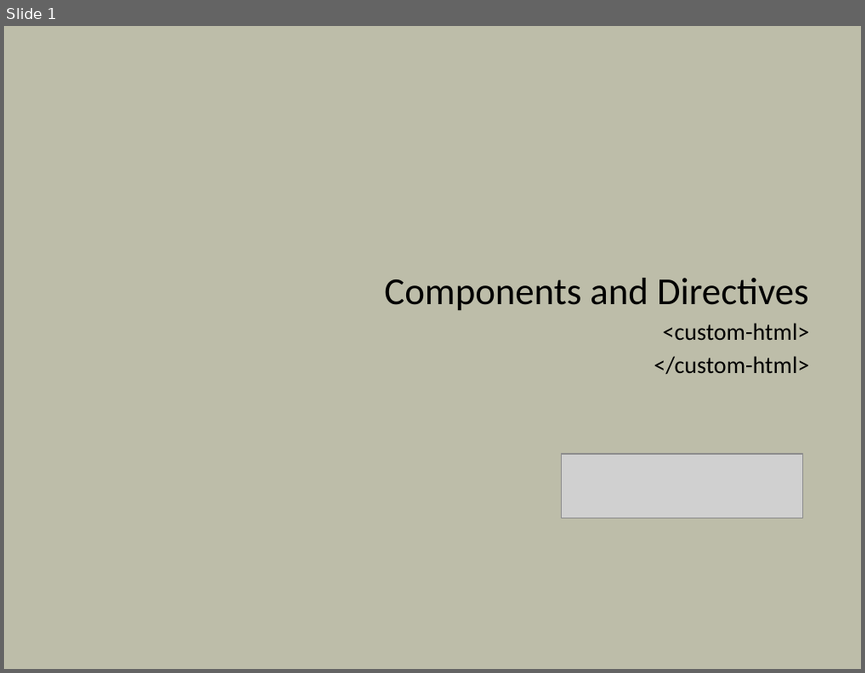
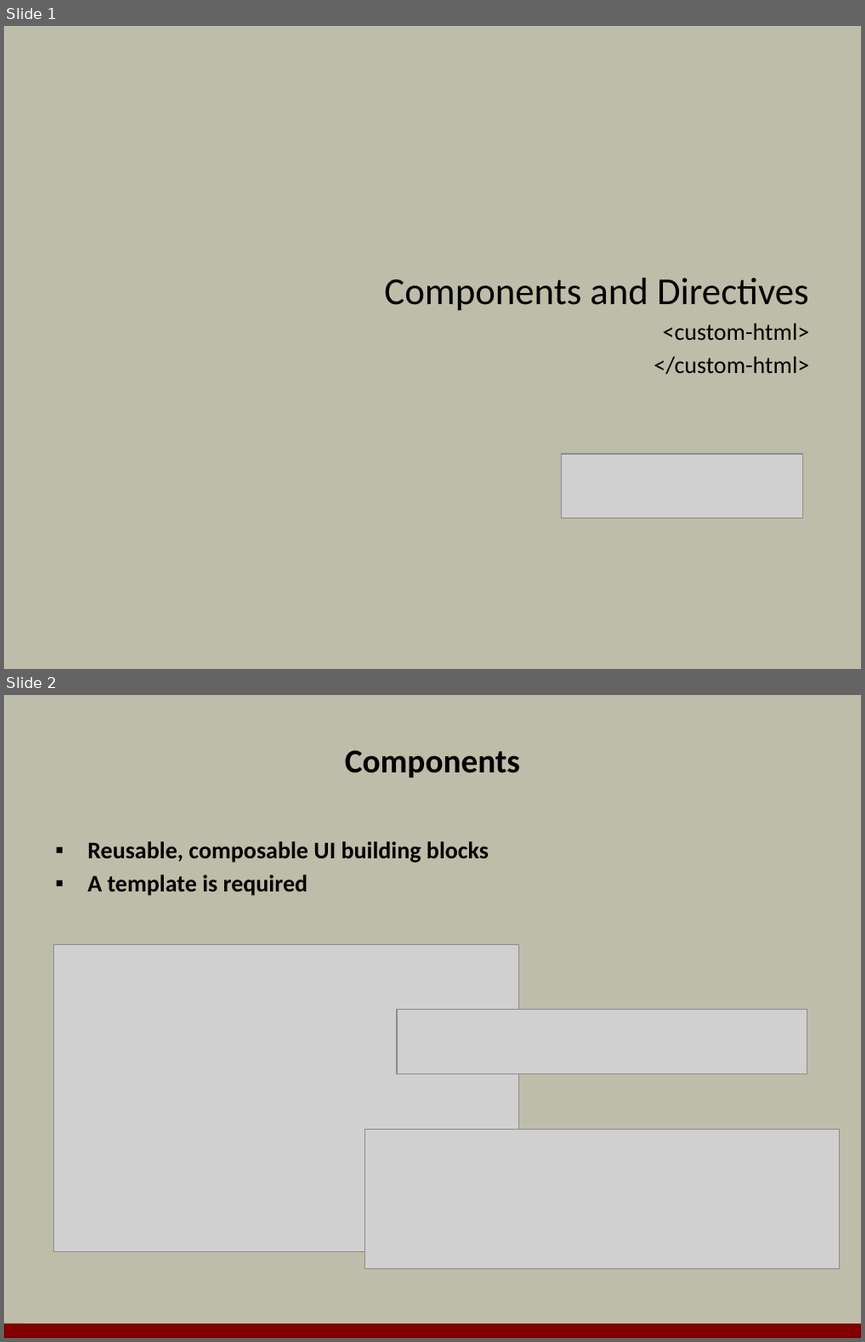
Before and after one commit to OdeToCode/classes, a slide deck: angular2/slides/07_directives.pptx. Shown one above the other, each under a label of ours: slide 1 before the commit, slides 1 and 2 after it. The pictures are 865x673 and 865x1342 pixels, drawn with LibreOffice and Linux fonts; fonts in the diff are those of the drawing; grey boxes stand for pictures; background and template pictures are left out. Boxes give left, top, right and bottom in pixels: in the first picture for what was removed or moved away, otherwise in the second. Text is boxed around its words. In the diff, an @@ line names an element or a change of style, - is before the commit and + after.

```diff
--- a/angular2/slides/07_directives.pptx
+++ b/angular2/slides/07_directives.pptx
@@ slide 2 added at (4, 695, 861, 1338), background #BDBDA9 @@
@@ title added at (345, 750, 520, 777), 28 pt, text #000000, bold @@
+Components
@@ text added at (87, 841, 488, 896), 20 pt, text #000000, bold @@
+▪ Reusable, composable UI building blocks
+▪ A template is required
@@ picture added at (53, 944, 519, 1251) @@
@@ picture added at (397, 1009, 806, 1074) @@
@@ picture added at (364, 1129, 840, 1269) @@
@@ line added from (4, 1330) to (861, 1331), #800000 12 pt @@
```
Also in this commit, not shown: 3 slides changed, 6 other slides added, 7 slides removed, 1 other file.
